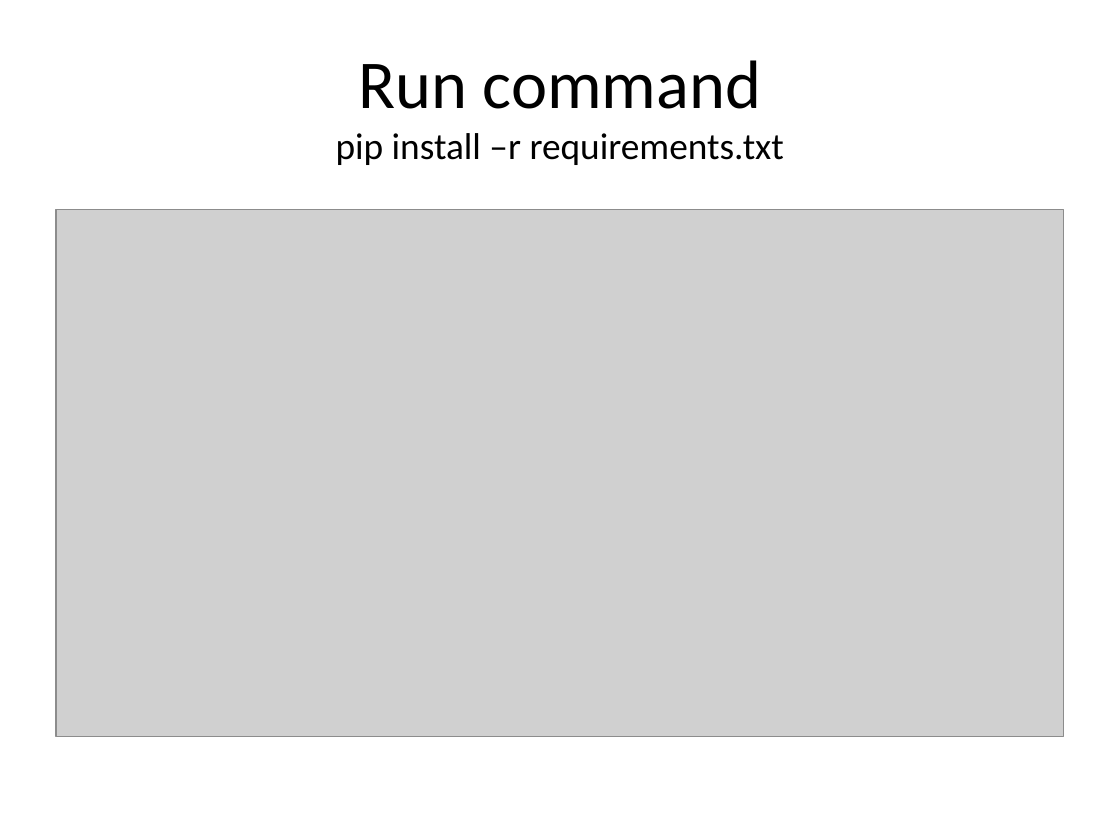
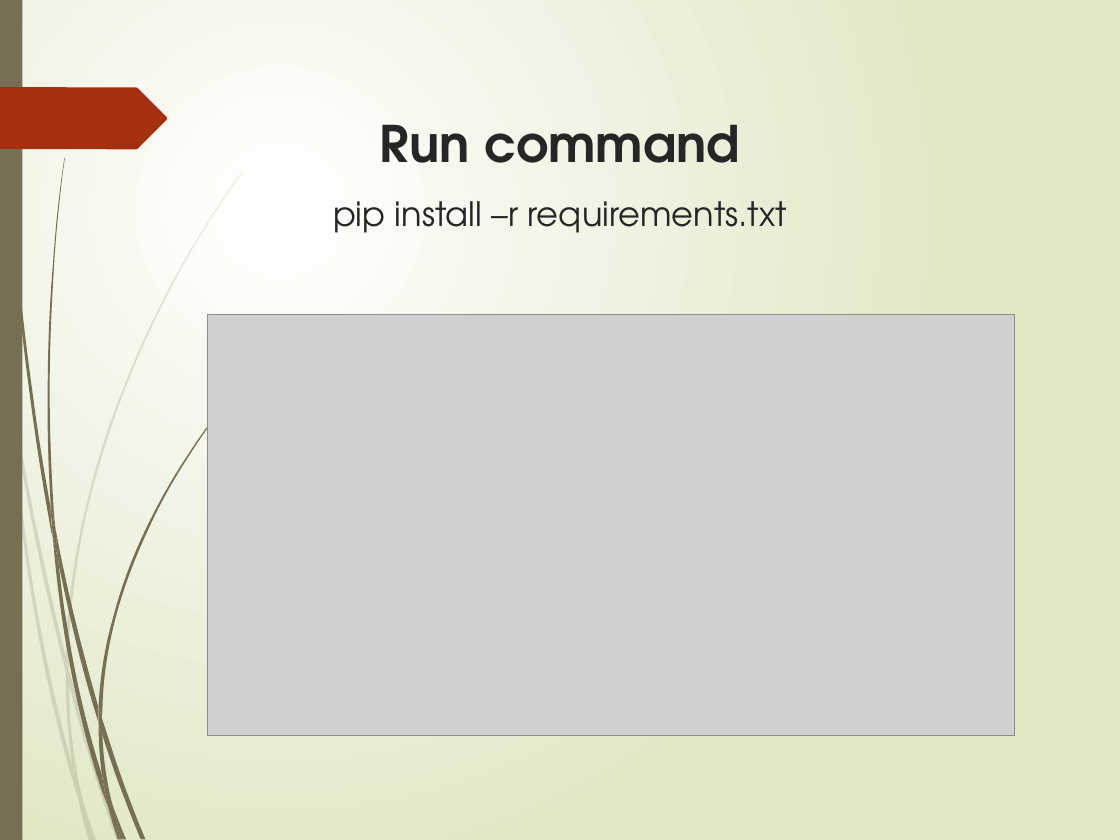
Before and after one commit to amitcharaya/CBDTWEB, a slide deck: slide 11 of CBDT ON NACH.pptx. Drawn at 1120x840 pixels with LibreOffice and Linux fonts; fonts in the diff are those of the drawing; grey boxes stand for pictures. Boxes give left, top, right and bottom in pixels: in the first picture for what was removed or moved away, otherwise in the second. Text is boxed around its words. In the diff, an @@ line names an element or a change of style, - is before the commit and + after.

```diff
--- a/CBDT ON NACH.pptx
+++ b/CBDT ON NACH.pptx
@@ background #FFFFFF to gradient #FFFFFF to #DFE8C4 @@
@@ rectangle added at [0, 0, 22, 840], fill #766F54 @@
@@ title "Run command pip install –r ...": place and size @@
-title "Run command pip install –r ..." at [336, 60, 784, 165]
+title "Run command pip install –r ..." at [333, 124, 787, 233]
@@ title "Run command pip install –r ..." at [333, 124, 787, 233]: size 44 to 32.4 pt, bold on in "Run command"; size 24 to 21.6 pt in "pip install –r requirements.txt"; font Calibri to TeX Gyre Adventor, text colour #000000 to #262626; line spacing 1 to 1.5; vertical alignment middle to top @@
@@ freeform shape added at [0, 87, 167, 150], fill #A53010 @@
@@ picture: place and size @@
-picture at [56, 209, 1064, 736]
+picture at [207, 315, 1015, 737]
@@ group added at [0, 171, 243, 840]: 10 freeform shapes @@
@@ group added at [2, 0, 242, 840]: 12 freeform shapes @@
```
Also in this commit, not shown: 12 other slides changed, 10 slides added, 10 slides removed, 4 other files.
